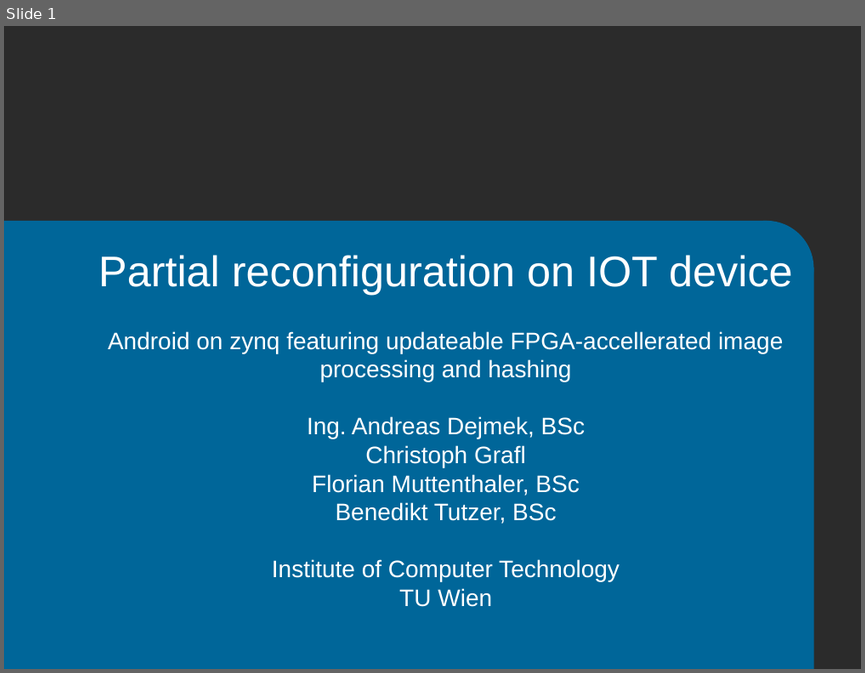
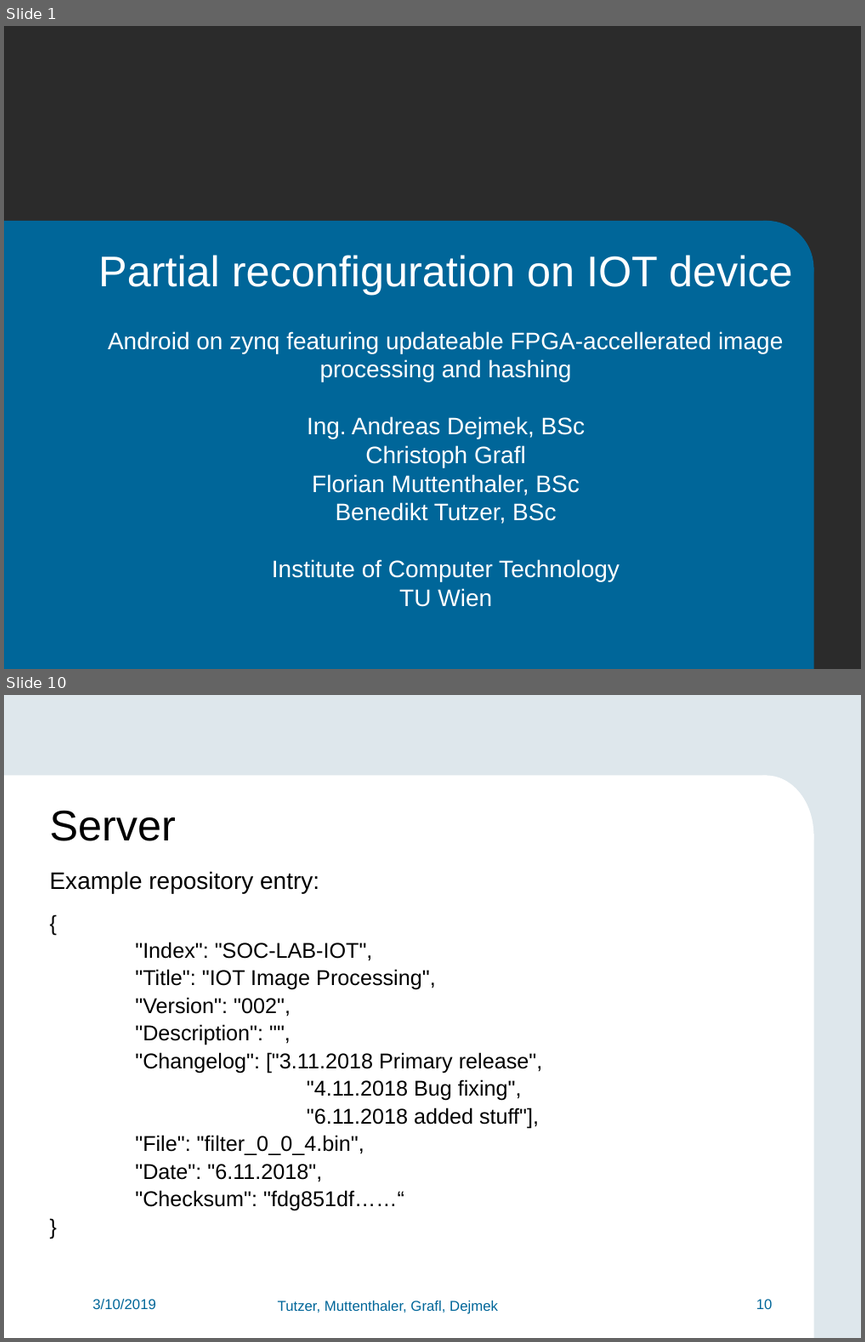
Before and after one commit to FlorianMuttenthaler/SocLabPartialReconfigIot, a slide deck: report/Final_presentation.pptx. Shown one above the other, each under a label of ours: slide 1 before the commit, slides 1 and 10 after it; the slides between them are not shown. The pictures are 865x673 and 865x1342 pixels, drawn with LibreOffice and Linux fonts; fonts in the diff are those of the drawing; background and template pictures are left out; a plain dark background stands for a picture behind light text. Boxes give left, top, right and bottom in pixels: in the first picture for what was removed or moved away, otherwise in the second. Text is boxed around its words. In the diff, an @@ line names an element or a change of style, - is before the commit and + after.

Commit message:
added image processing app slides

```diff
--- a/report/Final_presentation.pptx
+++ b/report/Final_presentation.pptx
@@ slide 10 added at (4,695,861,1338), background #DEE7EC @@
@@ rectangle added at (4,776,767,1338), fill #FFFFFF @@
@@ ellipse added at (719,776,814,895), fill #FFFFFF @@
@@ text added at (50,810,176,841), 36 pt, text #000000 @@
+Server
@@ rectangle added at (462,834,814,1338), fill #FFFFFF @@
@@ text added at (50,871,543,1211), 18 pt, text #000000 @@
+Example repository entry:
+{
+"Index": "SOC-LAB-IOT",
+"Title": "IOT Image Processing",
+"Version": "002",
+"Description": "",
+"Changelog": ["3.11.2018 Primary release",
+"4.11.2018 Bug fixing",
+"6.11.2018 added stuff"],
+"File": "filter_0_0_4.bin",
+"Date": "6.11.2018",
+"Checksum": "fdg851df……“
+}
@@ text added at (92,1299,156,1310), 12 pt, text #006699 @@
+3/10/2019
@@ text added at (278,1300,498,1314), 12 pt, text #006699 @@
+Tutzer, Muttenthaler, Grafl, Dejmek
@@ page number added at (756,1299,772,1309), 12 pt, text #006699 @@
+10
```
Also in this commit, not shown: 14 slides changed, 4 other slides added, 4 slides removed.
